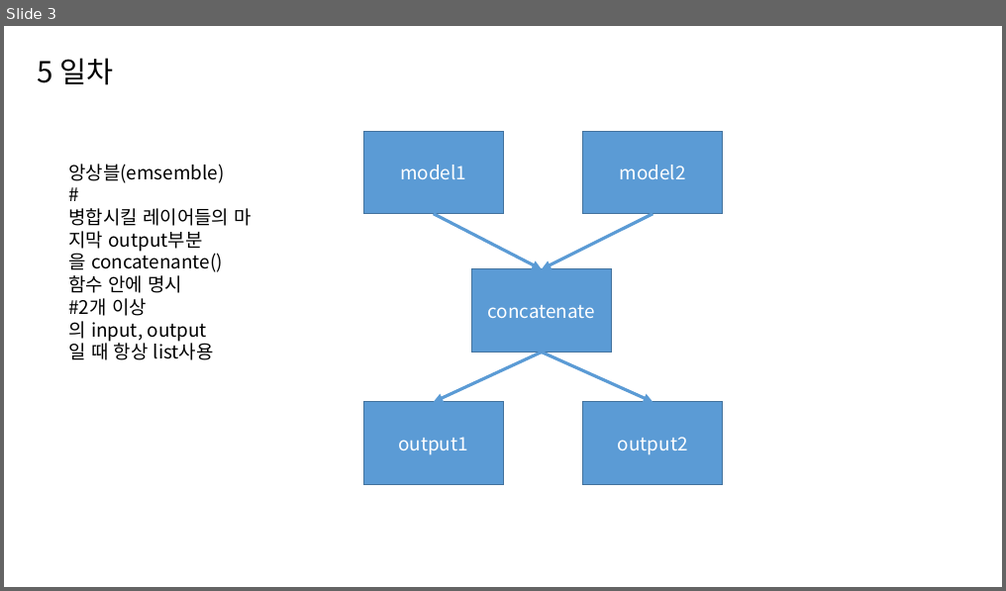
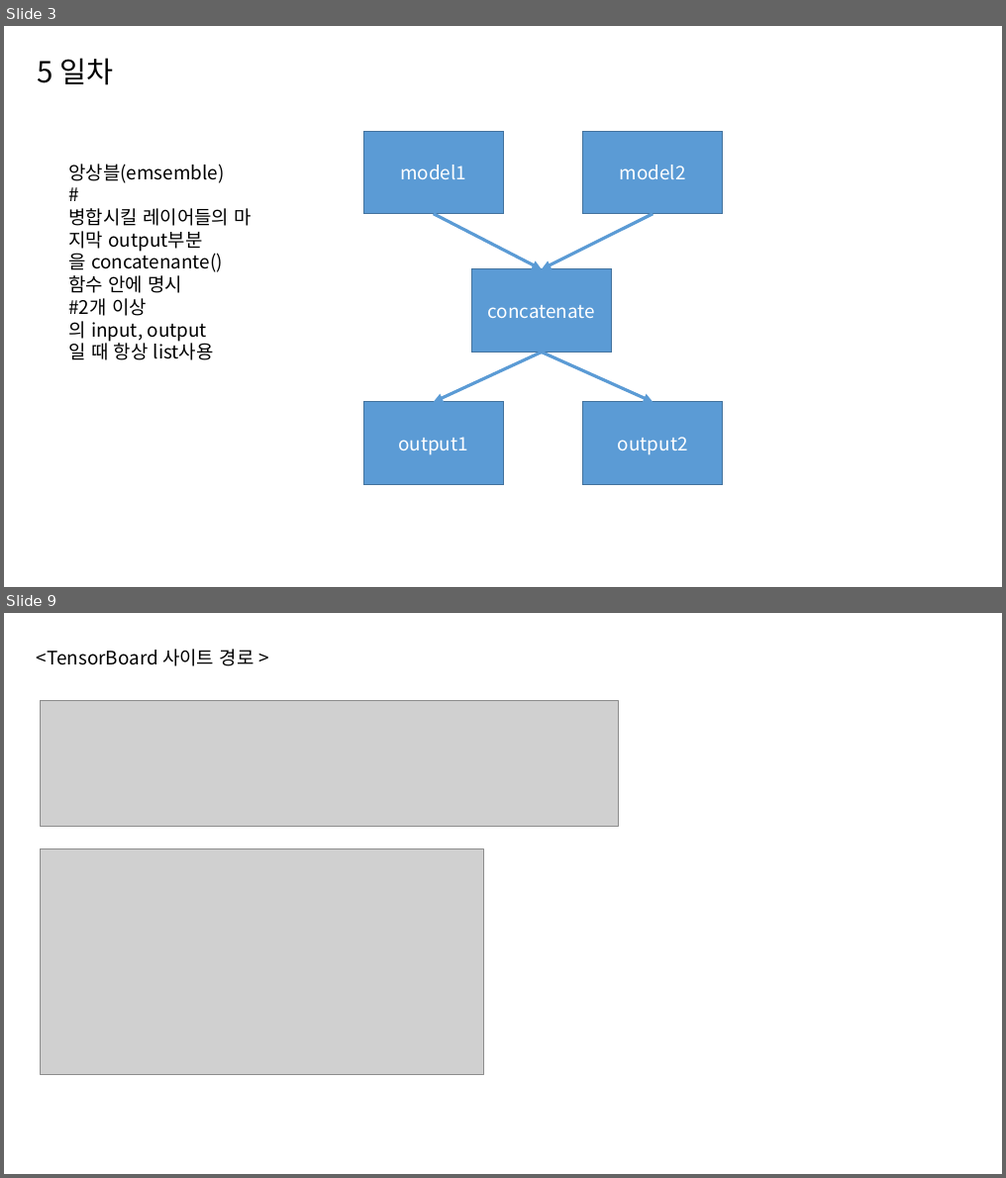
Before and after one commit to Ryujaeuk/keras, a slide deck: keras_study.pptx. Shown one above the other, each under a label of ours: slide 3 before the commit, slides 3 and 9 after it; the slides between them are not shown. The pictures are 1006x591 and 1006x1178 pixels, drawn with LibreOffice and Linux fonts; fonts in the diff are those of the drawing; grey boxes stand for pictures. Boxes give left, top, right and bottom in pixels: in the first picture for what was removed or moved away, otherwise in the second. Text is boxed around its words. In the diff, an @@ line names an element or a change of style, - is before the commit and + after.

```diff
--- a/keras_study.pptx
+++ b/keras_study.pptx
@@ slide 9 added at [4, 613, 1002, 1174], background #FFFFFF @@
@@ text added at [37, 649, 254, 666], 18 pt, text #000000 @@
+<TensorBoard 사이트 경로 >
@@ picture added at [41, 700, 620, 827] @@
@@ picture added at [41, 850, 484, 1075] @@
```
Also in this commit, not shown: 6 other slides added, 11 other files.
